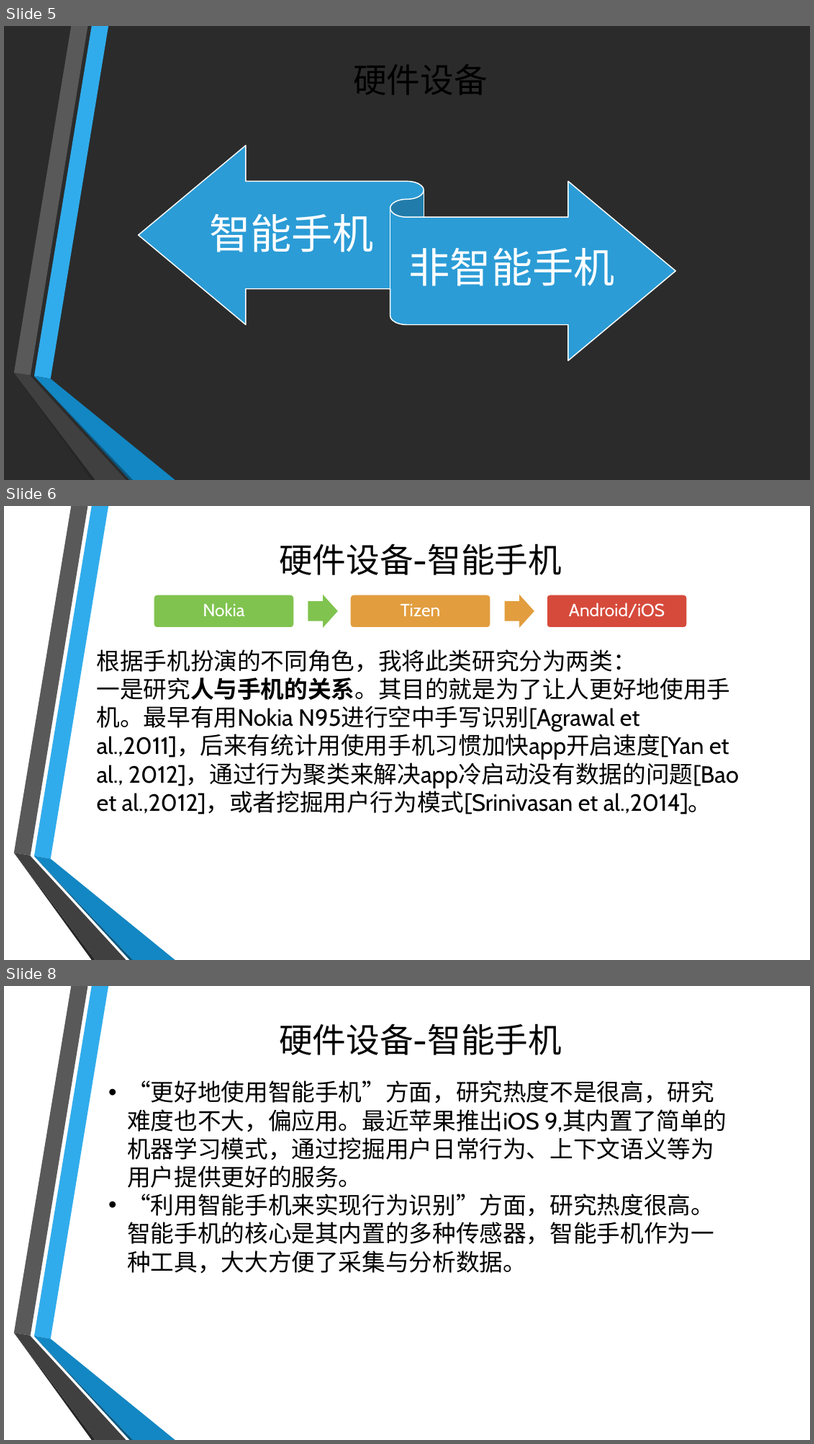
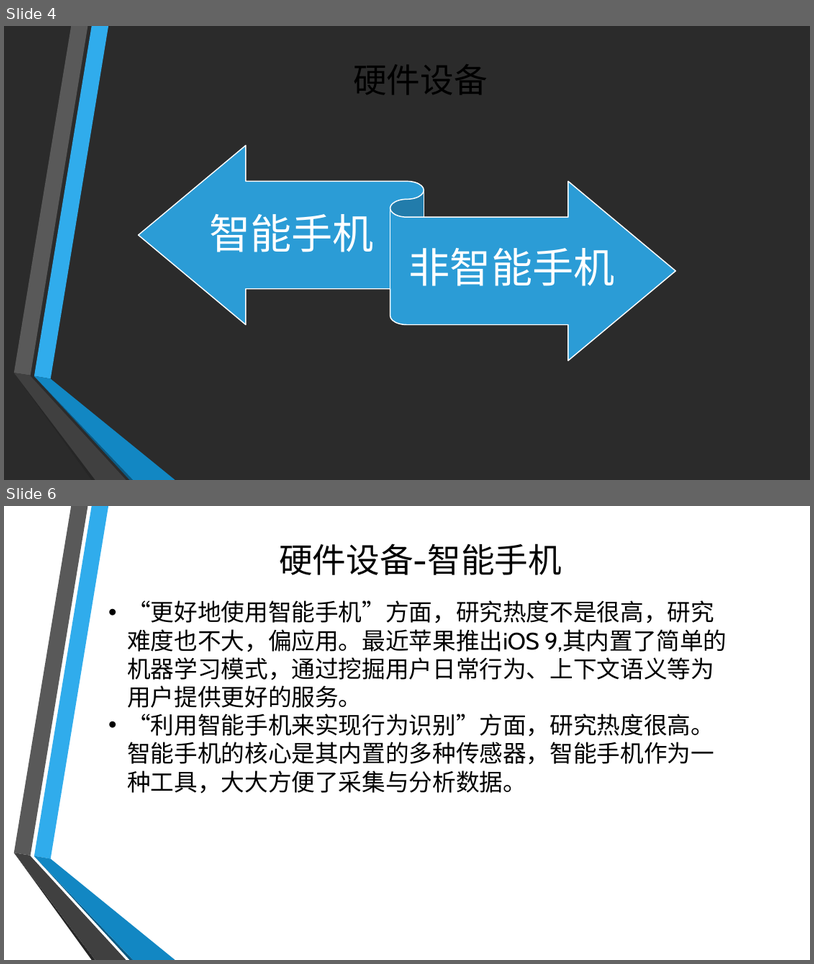
Before and after one commit to riheng/MachineLearning, a slide deck: 行为识别方面会议论文研究总结.pptx. Shown one above the other, each under a label of ours: slides 5, 6 and 8 before the commit, slides 4 and 6 after it; the slides between them are not shown. The pictures are 814x1444 and 814x964 pixels, drawn with LibreOffice and Linux fonts; fonts in the diff are those of the drawing; background and template pictures are left out; a plain dark background stands for a picture behind light text. Boxes give left, top, right and bottom in pixels: in the first picture for what was removed or moved away, otherwise in the second. Text is boxed around its words. In the diff, an @@ line names an element or a change of style, - is before the commit and + after.

```diff
--- a/行为识别方面会议论文研究总结.pptx
+++ b/行为识别方面会议论文研究总结.pptx
@@ slide 6 removed at [4,506,810,960], background picture (left out); not listed: 6 template elements that a slide beside it also shows @@
@@ title removed at [279,543,562,575] @@
-硬件设备-智能手机
@@ group removed at [154,595,687,628]: 3 rounded rectangles, 3 texts, 2 right arrows @@
-Nokia
-Tizen
-Android/iOS
@@ text removed at [97,649,739,814] @@
-根据手机扮演的不同角色，我将此类研究分为两类：
-一是研究人与手机的关系。其目的就是为了让人更好地使用手机。最早有用Nokia N95进行空中手写识别[Agrawal et al.,2011]，后来有统计用使用手机习惯加快app开启速度[Yan et al., 2012]，通过行为聚类来解决app冷启动没有数据的问题[Bao et al.,2012]，或者挖掘用户行为模式[Srinivasan et al.,2014]。
@@ what was slide 5 is now slide 4 @@
@@ what was slide 8 is now slide 6 @@
```
Also in this commit, not shown: 3 slides changed, 1 slide added, 5 other slides removed, 1 other file.
